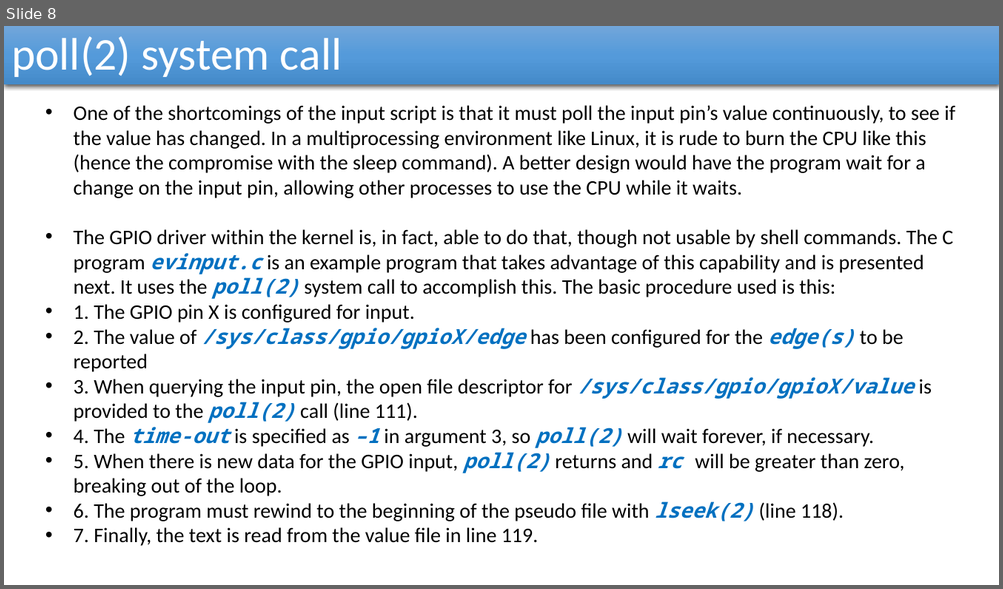
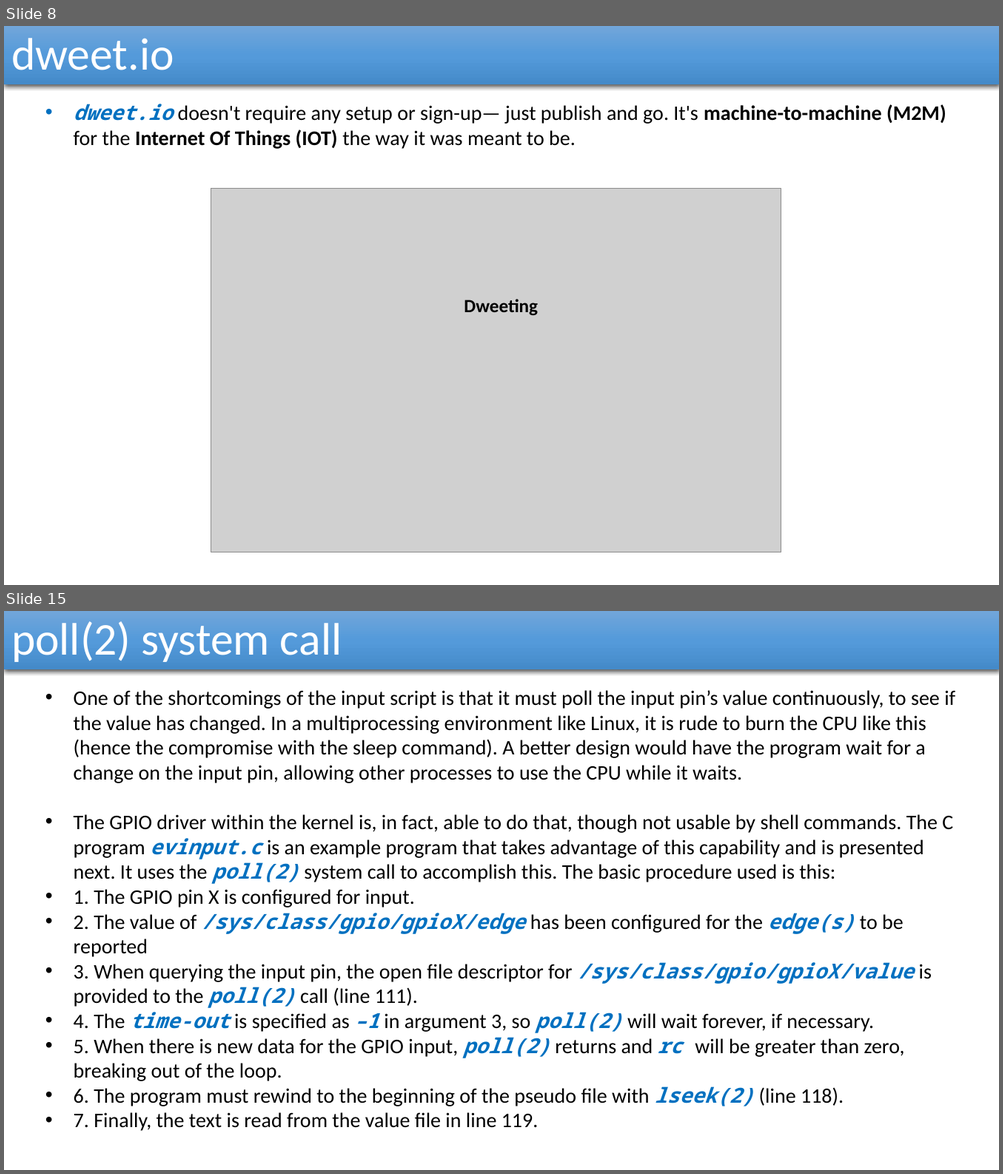
Before and after one commit to reza-arjmandi/rpi-course, a slide deck: session4/presentaion/Internet_Of_Things.pptx. Shown one above the other, each under a label of ours: slide 8 before the commit, slides 8 and 15 after it; the slides between them are not shown. The pictures are 1003x589 and 1003x1174 pixels, drawn with LibreOffice and Linux fonts; fonts in the diff are those of the drawing; grey boxes stand for pictures. Boxes give left, top, right and bottom in pixels: in the first picture for what was removed or moved away, otherwise in the second. Text is boxed around its words. In the diff, an @@ line names an element or a change of style, - is before the commit and + after.

```diff
--- a/session4/presentaion/Internet_Of_Things.pptx
+++ b/session4/presentaion/Internet_Of_Things.pptx
@@ slide 8 added at [4,26,999,585], background #FFFFFF @@
@@ rectangle added at [4,26,999,85], fill gradient #71A6DB to #559BDB to #448ACA, 44 pt, text #FFFFFF @@
+dweet.io
@@ text added at [74,104,946,149], 20 pt, text #000000 @@
+• dweet.io doesn't require any setup or sign-up— just publish and go. It's machine-to-machine (M2M) for the Internet Of Things (IOT) the way it was meant to be.
@@ picture added at [211,188,781,552] @@
@@ text added at [464,299,538,316], 18 pt, text #000000, bold @@
+Dweeting
@@ what was slide 8 is now slide 15 @@
```
Also in this commit, not shown: 6 other slides added.
